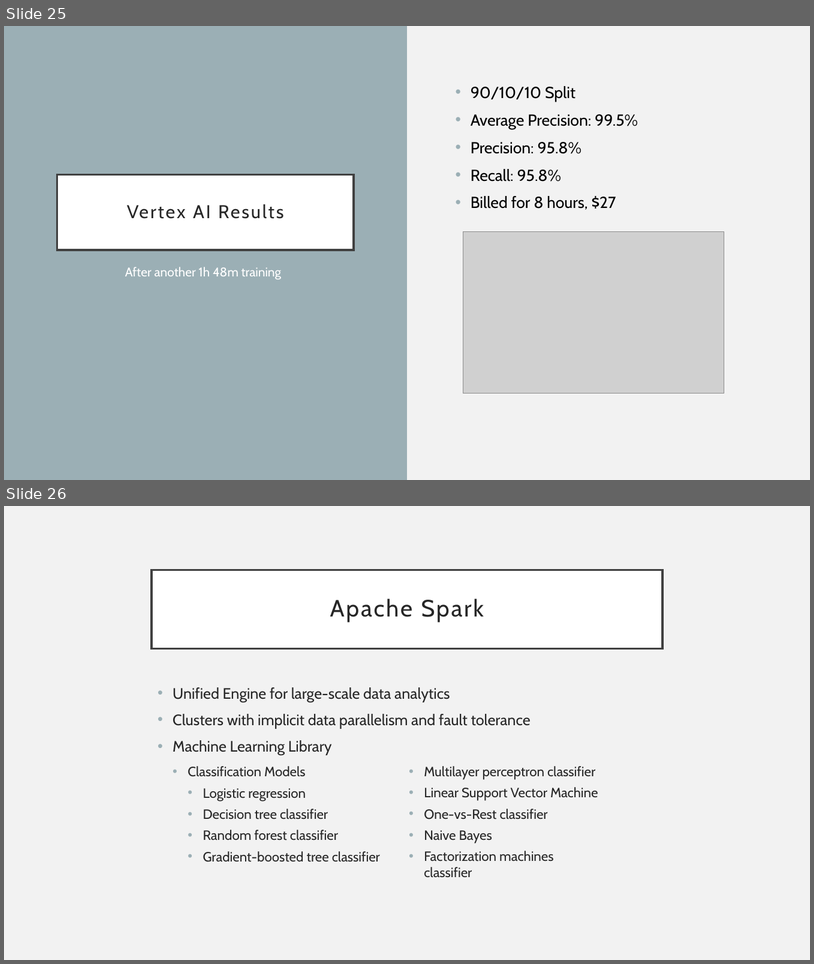
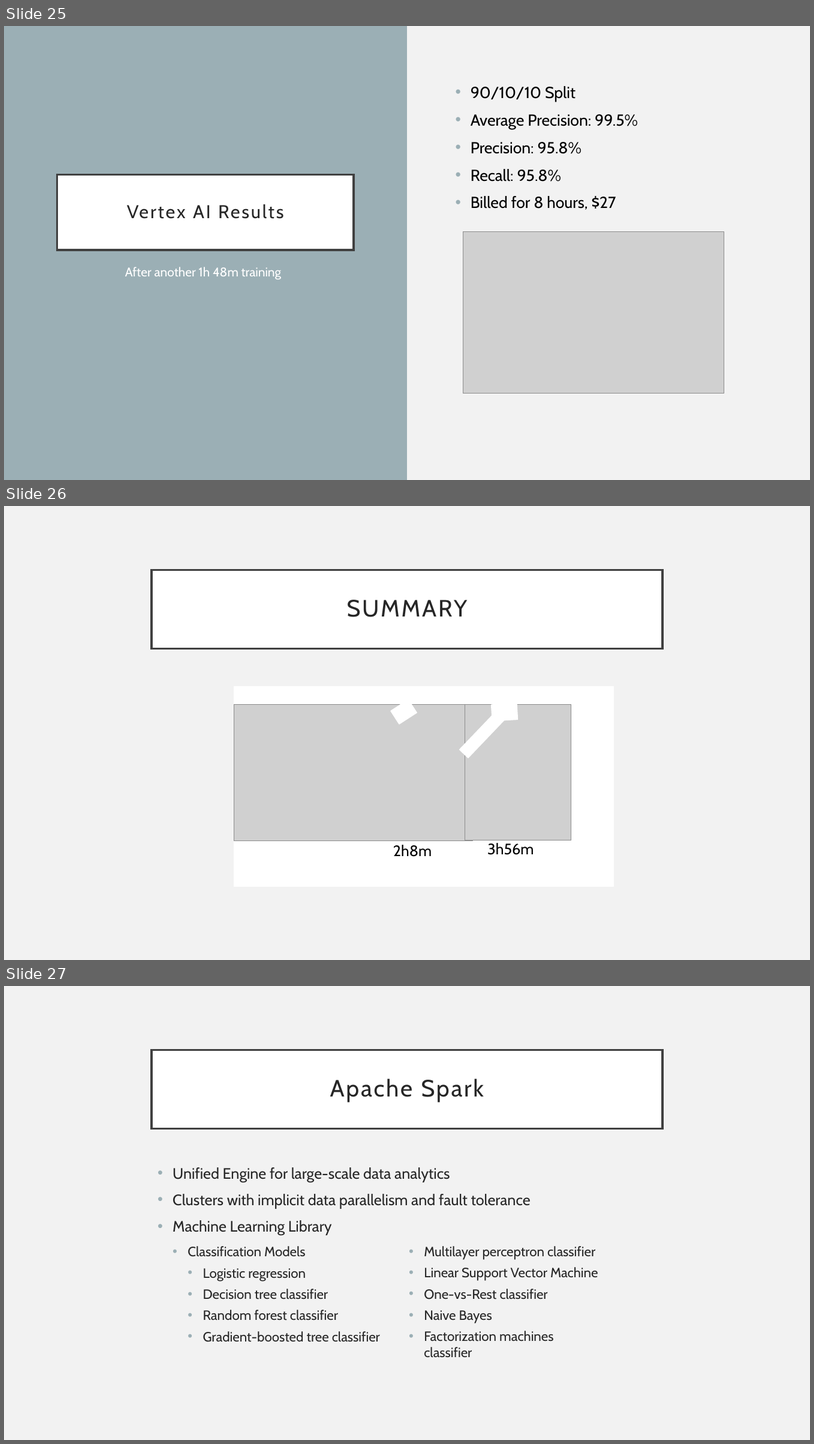
Before and after one commit to bcdelpire/SelectedParallelProject, a slide deck: finalProject.pptx. Shown one above the other, each under a label of ours: slides 25 and 26 before the commit, slides 25, 26 and 27 after it. The pictures are 814x964 and 814x1444 pixels, drawn with LibreOffice and Linux fonts; fonts in the diff are those of the drawing; grey boxes stand for pictures. Boxes give left, top, right and bottom in pixels: in the first picture for what was removed or moved away, otherwise in the second. Text is boxed around its words. In the diff, an @@ line names an element or a change of style, - is before the commit and + after.

```diff
--- a/finalProject.pptx
+++ b/finalProject.pptx
@@ slide 26 added at [4,506,810,960], background #F2F2F2 @@
@@ title added at [152,570,663,648], fill #FFFFFF, outline #404040 2.5 pt, 28 pt, text #262626 @@
+SUMMARY
@@ group added at [234,686,614,886]: 4 rectangles, 2 pictures, 2 texts @@
+2h8m
+3h56m
@@ what was slide 26 is now slide 27 @@
```
Also in this commit, not shown: 1 slide changed.
